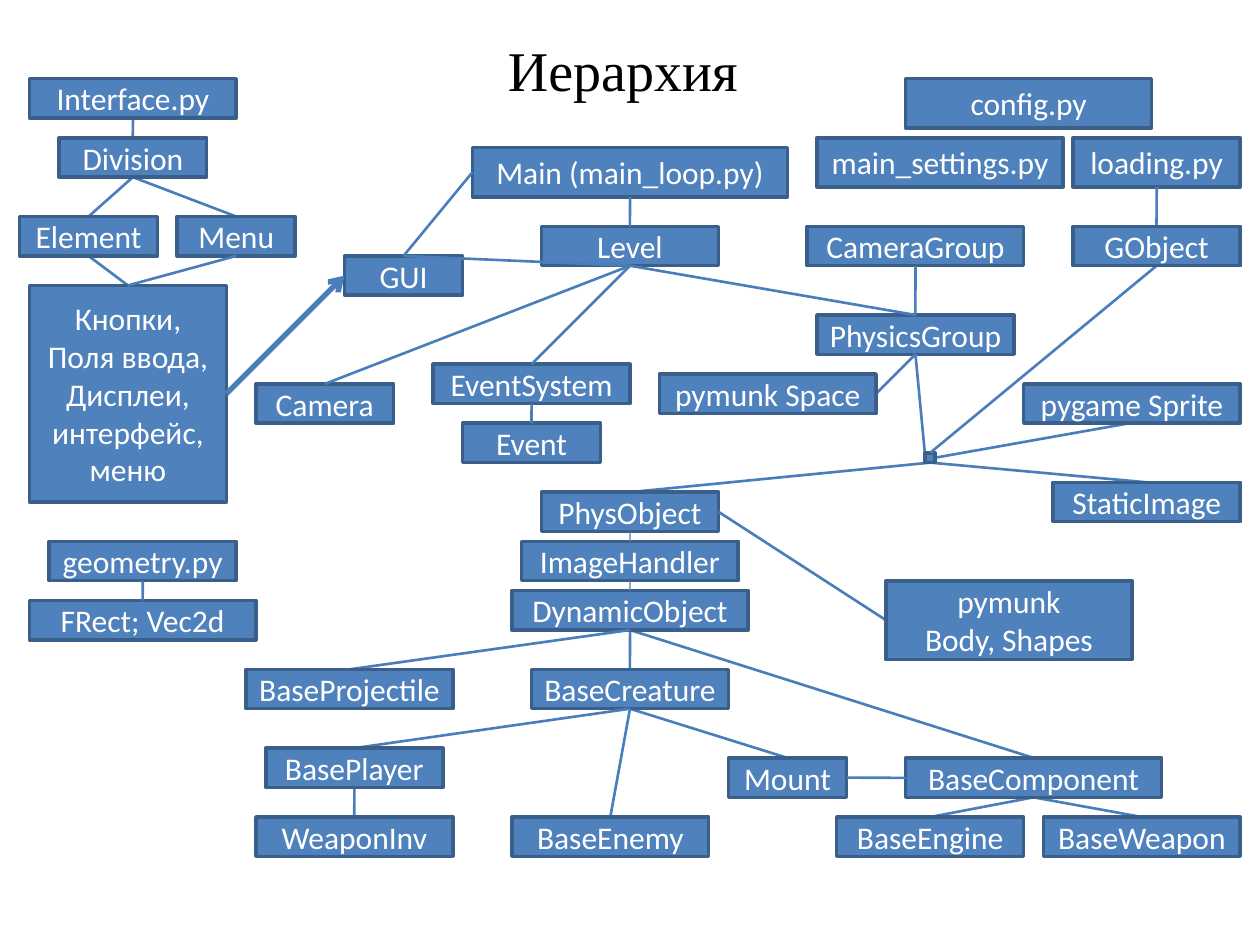
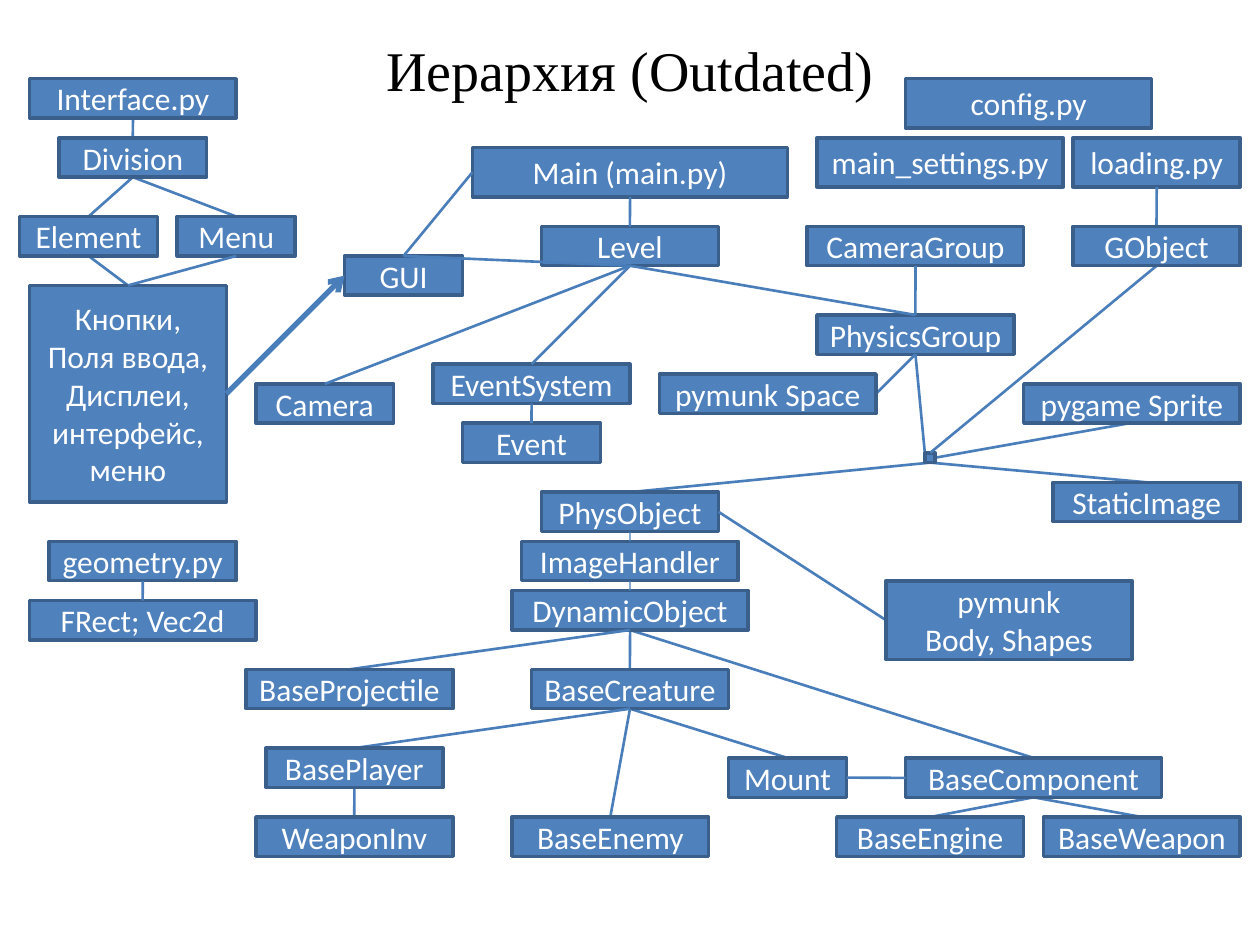
Before and after one commit to alexe-mgn/YetAnotherGame, a slide deck: slide 4 of Project.ppt. Drawn at 1260x945 pixels with LibreOffice and Linux fonts; fonts in the diff are those of the drawing; background and template pictures are left out. Boxes give left, top, right and bottom in pixels: in the first picture for what was removed or moved away, otherwise in the second. Text is boxed around its words. In the diff, an @@ line names an element or a change of style, - is before the commit and + after.

```diff
--- a/Project.ppt
+++ b/Project.ppt
@@ text at (x1=387, y1=52, x2=874, y2=102): text changed @@
-Иерархия
+Иерархия (Outdated)
@@ text in rectangle at (x1=533, y1=161, x2=727, y2=189): text changed @@
-Main (main_loop.py)
+Main (main.py)
```
Also in this commit, not shown: 6 other files.
